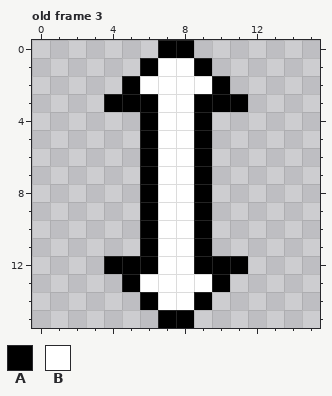
Two states of a pixel-art file, content/images/ase/cursor.ase. The first picture shows the starting point.
16x16 pixels, 5 frames. Shown: old frame 3.
Palette (. is transparent): A #000000  B #ffffff
Pixels before, old frame 3, first column x 4:
 0 ...AA...
 1 ..ABBA..
 2 .ABBBBA.
 3 AAABBAAA
 4 ..ABBA..
 5 ..ABBA..
 6 ..ABBA..
 7 ..ABBA..
 8 ..ABBA..
 9 ..ABBA..
10 ..ABBA..
11 ..ABBA..
12 AAABBAAA
13 .ABBBBA.
14 ..ABBA..
15 ...AA...
After:
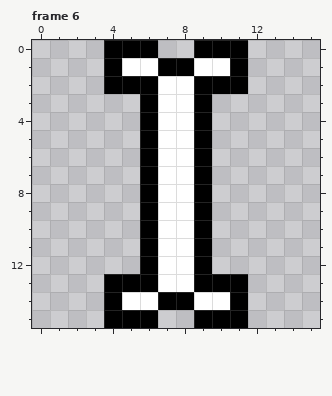
A new or re-ordered frame is compared with the old frame closest to it.
Change:
frames 5 -> 6
Frame 6 is new; against old frame 3:
The edit adds colour A in row 0 at x 4 to 6 and 9 to 11; in rows 1 to 2 at x 4 and 11; in rows 13 to 14 at x 4 and 11; in row 15 at x 4 to 6 and 9 to 11.
Colour B gives way to colour A in row 1 at x 7 to 8; in row 2 at x 6 and 9; in row 13 at x 6 and 9; in row 14 at x 7 to 8.
The edit adds colour B in row 1 at x 5 and 10; in row 14 at x 5 and 10.
Colour A gives way to colour B in row 1 at x 6 and 9; in row 14 at x 6 and 9.
Colour A is removed in row 0 at x 7 to 8; in row 3 at x 4 to 5 and 10 to 11; in row 12 at x 4 to 5 and 10 to 11; in row 15 at x 7 to 8.
Boxes around the changes in both pictures, in picture pixels (x1, y1, x2, y2):
changed: (104, 40, 248, 112)
changed: (104, 256, 248, 328)
